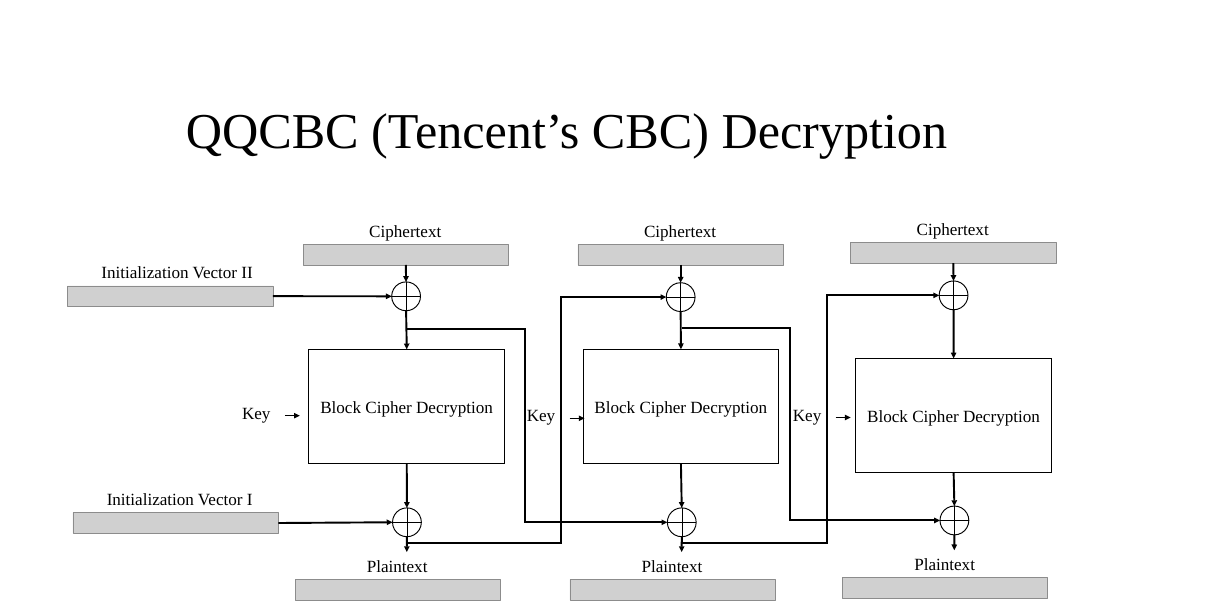
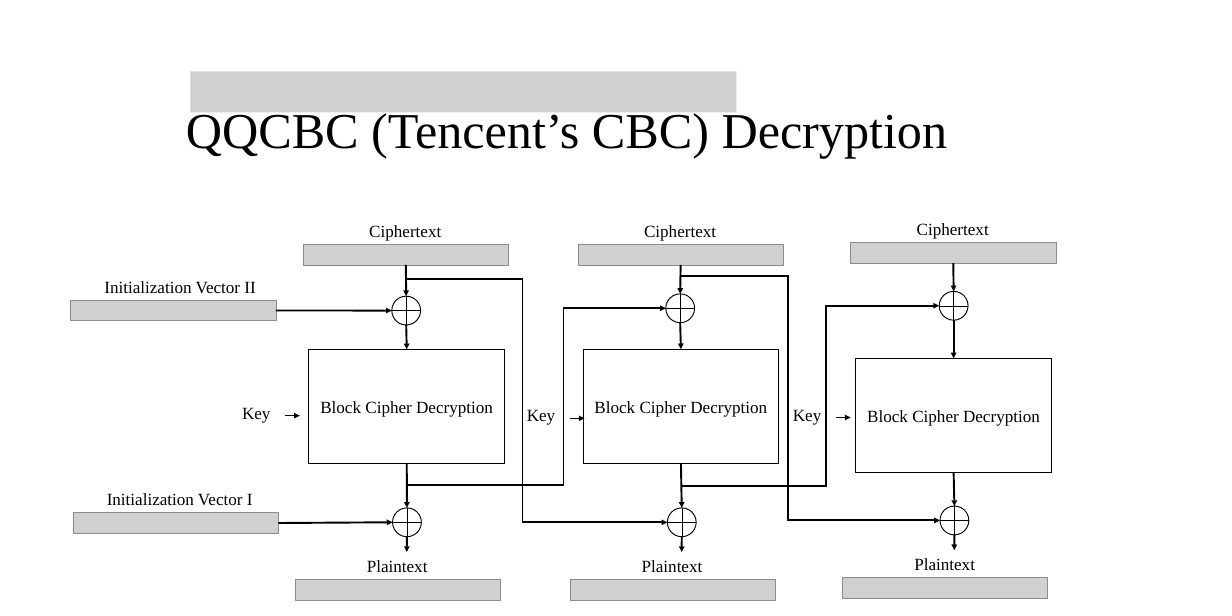
Before and after one commit to greats3an/pytea, a slide deck: slide 7 of BlockCipherDiagram.pptx. Drawn at 1232x616 pixels with LibreOffice and Linux fonts; fonts in the diff are those of the drawing; grey boxes stand for pictures. Boxes give left, top, right and bottom in pixels: in the first picture for what was removed or moved away, otherwise in the second. Text is boxed around its words. In the diff, an @@ line names an element or a change of style, - is before the commit and + after.

Commit message:
Fixed some mistakes regarding QQCBC

```diff
--- a/BlockCipherDiagram.pptx
+++ b/BlockCipherDiagram.pptx
@@ picture added at [190,71,736,112] @@
@@ arrow moved from (406, 265) - (406, 282) to (406, 265) - (406, 296) @@
@@ arrow moved from (680, 265) - (680, 283) to (680, 265) - (680, 294) @@
@@ arrow moved from (953, 264) - (953, 281) to (953, 264) - (953, 292) @@
@@ text "Initialization Vector II": place and size @@
-text "Initialization Vector II" at [101,266,252,278]
+text "Initialization Vector II" at [104,281,255,293]
@@ elbow arrow moved from (406, 329) - (667, 522) to (407, 279) - (667, 522) @@
@@ elbow arrow moved from (682, 328) - (940, 520) to (680, 277) - (940, 520) @@
@@ arrow moved from (273, 296) - (392, 296) to (276, 311) - (392, 311) @@
@@ 2 lines, 1 picture, 1 ellipse: place and size @@
-2 lines, 1 picture, 1 ellipse at [68,282,420,311]
+2 lines, 1 picture, 1 ellipse at [70,296,421,325]
@@ elbow arrow moved from (407, 537) - (666, 297) to (406, 485) - (666, 308) @@
@@ arrow moved from (406, 311) - (407, 349) to (406, 325) - (407, 349) @@
@@ 4 lines, 2 ellipses: place and size @@
-4 lines, 2 ellipses at [666,281,968,311]
+4 lines, 2 ellipses at [666,292,968,322]
@@ arrow moved from (680, 311) - (681, 349) to (680, 322) - (681, 349) @@
@@ elbow arrow moved from (682, 537) - (939, 296) to (681, 486) - (939, 306) @@
@@ arrow moved from (953, 310) - (953, 359) to (953, 320) - (953, 359) @@
```
Also in this commit, not shown: 2 other slides changed.
